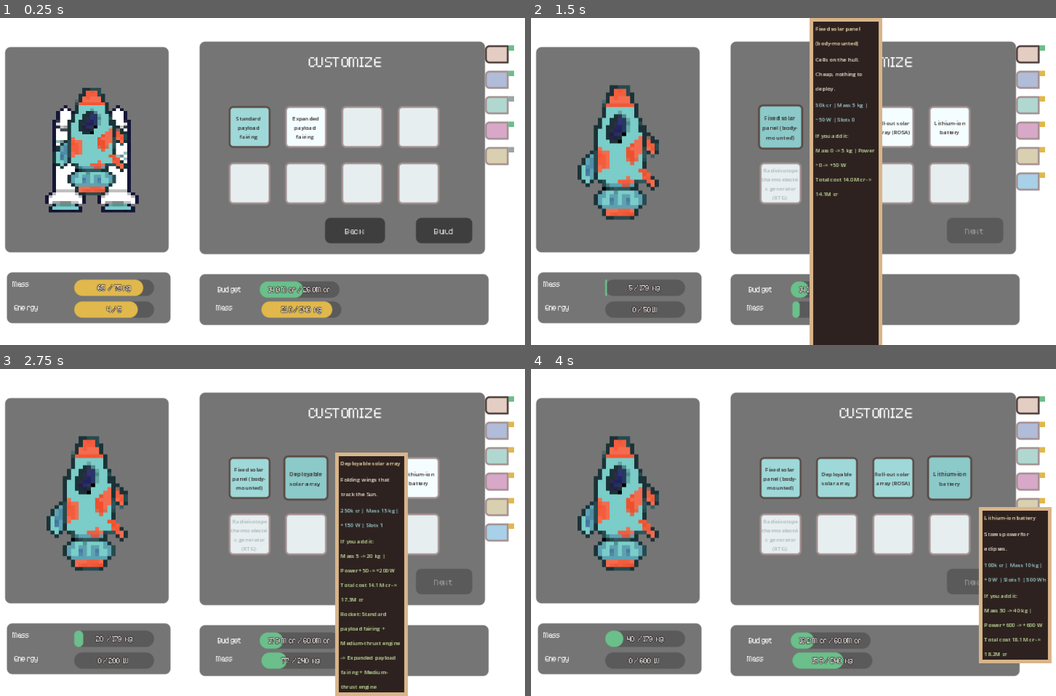
Above: before the commit, frames 1-4 (two rows, left to right).
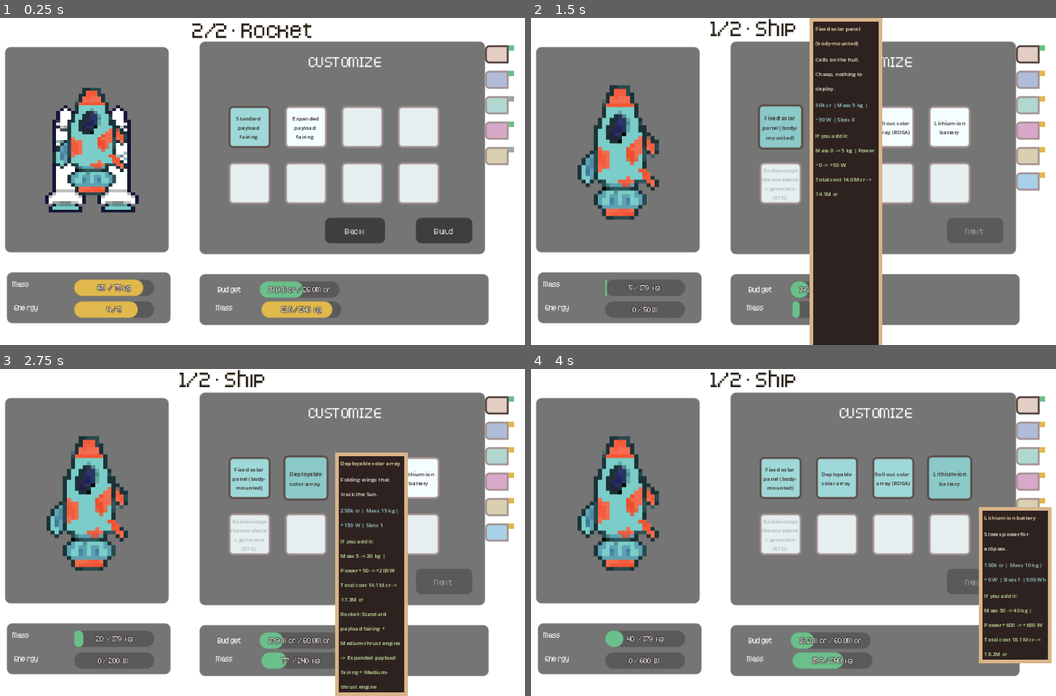
Above: after the commit, the same moments.

Repository: Eduplyer/RocketMission
Game: Godot game, scene res://Screens/ensamblaje_cohete.tscn
Two runs of this game, one before a commit and one after it. Both use one fixed random seed, a clock stepped at 60 frames per second and the inputs below. This scene is started directly instead of the project's main scene.
Inputs:
- Up to frame 1 (0.25 s): no input
- Up to frame 2 (1.5 s): click "Back" at 0.5 s; click "Fixed solar panel (body-mount…" at 1.25 s
- Up to frame 3 (2.75 s): click "Deployable solar array" at 2 s
- Up to frame 4 (4 s): click "Roll-out solar array (ROSA)" at 2.75 s; click "Lithium-ion battery" at 3.5 s

The runs differ from the first frame. In frame 1, 0.5% of the frame differs, in the area x 36-95%, y 1-12%; in frame 2, 0.3%; in frame 3, 0.3%; in frame 4, 0.3%.

Commit message:
Finish build

Diff:
--- a/Screens/build_rocket.tscn
+++ b/Screens/build_rocket.tscn
@@ -36,6 +36,17 @@
 offset_top = 6.0
 offset_right = 282.0
 offset_bottom = 36.0
+
+[node name="Label" type="Label" parent="Panel/ColorRect"]
+layout_mode = 0
+offset_left = 114.0
+offset_top = -2.0
+offset_right = 185.0
+offset_bottom = 21.0
+theme_override_colors/font_color = Color(0.16099262, 0.12695295, 0.08382826, 1)
+theme_override_fonts/font = ExtResource("3_iol0s")
+theme_override_font_sizes/font_size = 18
+text = "1/2 · Ship"
 
 [node name="PanelNave" type="Panel" parent="Panel"]
 custom_minimum_size = Vector2(80, 80)
--- a/Screens/ensamblaje.gd
+++ b/Screens/ensamblaje.gd
@@ -763,9 +763,9 @@
 	caja.mouse_filter = Control.MOUSE_FILTER_IGNORE
 	mensaje.add_child(caja)
 	msg_titulo = _nueva_etiqueta(Color("b7f0c4"), 5)
-	msg_titulo.horizontal_alignment = HORIZONTAL_ALIGNMENT_CENTER
+	msg_titulo.custom_minimum_size.x = 100   # ancho fijo: el autowrap ya no empieza en 0
 	msg_texto = _nueva_etiqueta(Color("f2e6d8"), 3)
-	msg_texto.horizontal_alignment = HORIZONTAL_ALIGNMENT_CENTER
+	msg_texto.custom_minimum_size.x = 100
 	caja.add_child(msg_titulo)
 	caja.add_child(msg_texto)
 	mensaje.hide()
@@ -775,19 +775,23 @@
 # segundos > 0: se oculta solo (para errores). segundos = 0: se queda hasta que se oculte por código.
 func _mostrar_mensaje(titulo: String, texto: String, exito: bool, segundos: float) -> void:
 	msg_id += 1
+	var mi_id := msg_id
 	msg_titulo.text = titulo
 	msg_texto.text = texto
 	msg_texto.visible = texto != ""
 	msg_estilo.border_color = COLOR_OK if exito else COLOR_MAL
 	msg_titulo.add_theme_color_override("font_color", Color("b7f0c4") if exito else Color("ff9d8a"))
-	mensaje.reset_size()
 	mensaje.modulate.a = 0.0
 	mensaje.show()
+	await get_tree().process_frame      # el layout se calcula con el ancho real
+	await get_tree().process_frame
+	if mi_id != msg_id:
+		return                          # llegó otro mensaje mientras esperábamos
+	mensaje.reset_size()
 	_centrar_mensaje()
-	var tw := create_tween()
-	tw.tween_property(mensaje, "modulate:a", 1.0, 0.15)
+	create_tween().tween_property(mensaje, "modulate:a", 1.0, 0.15)
 	if segundos > 0.0:
-		get_tree().create_timer(segundos).timeout.connect(_ocultar_mensaje_si.bind(msg_id))
+		get_tree().create_timer(segundos).timeout.connect(_ocultar_mensaje_si.bind(mi_id))
 
 
 func _ocultar_mensaje_si(id: int) -> void:
--- a/Screens/ensamblaje_cohete.tscn
+++ b/Screens/ensamblaje_cohete.tscn
@@ -162,6 +162,17 @@
 theme_override_fonts/font = ExtResource("3_2h35u")
 theme_override_font_sizes/font_size = 7
 text = "Build"
+
+[node name="Label" type="Label" parent="PanelPersonaliza/BotonConstruir"]
+layout_mode = 0
+offset_left = -123.0
+offset_top = -111.0
+offset_right = -52.0
+offset_bottom = -88.0
+theme_override_colors/font_color = Color(0.16099262, 0.12695295, 0.08382826, 1)
+theme_override_fonts/font = ExtResource("3_2h35u")
+theme_override_font_sizes/font_size = 18
+text = "2/2 · Rocket"
 
 [node name="BotonAtras" type="Button" parent="PanelPersonaliza"]
 texture_filter = 1
@@ -198,6 +209,8 @@
 
 [node name="Button" type="Button" parent="Pestanas"]
 layout_mode = 2
+theme_override_font_sizes/font_size = 1
+text = "F"
 
 [node name="ColorRect" type="ColorRect" parent="Pestanas/Button"]
 layout_mode = 1
@@ -206,6 +219,7 @@
 anchor_bottom = 1.0
 grow_horizontal = 2
 grow_vertical = 2
+tooltip_text = "Fairing"
 color = Color(1, 0.7411765, 1, 1)
 
 [node name="Button2" type="Button" parent="Pestanas"]
